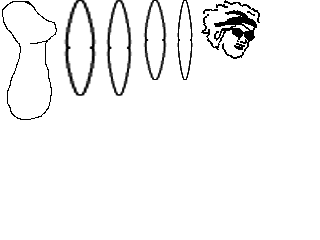
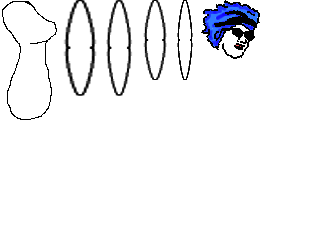
Layer changes from the first 320 x 240 image to the second:
renamed "okay copy" to "face base", painted on it over [177, 0, 258, 80]
added layer "face skin" above "arm_base copy" over [177, 0, 258, 80]
